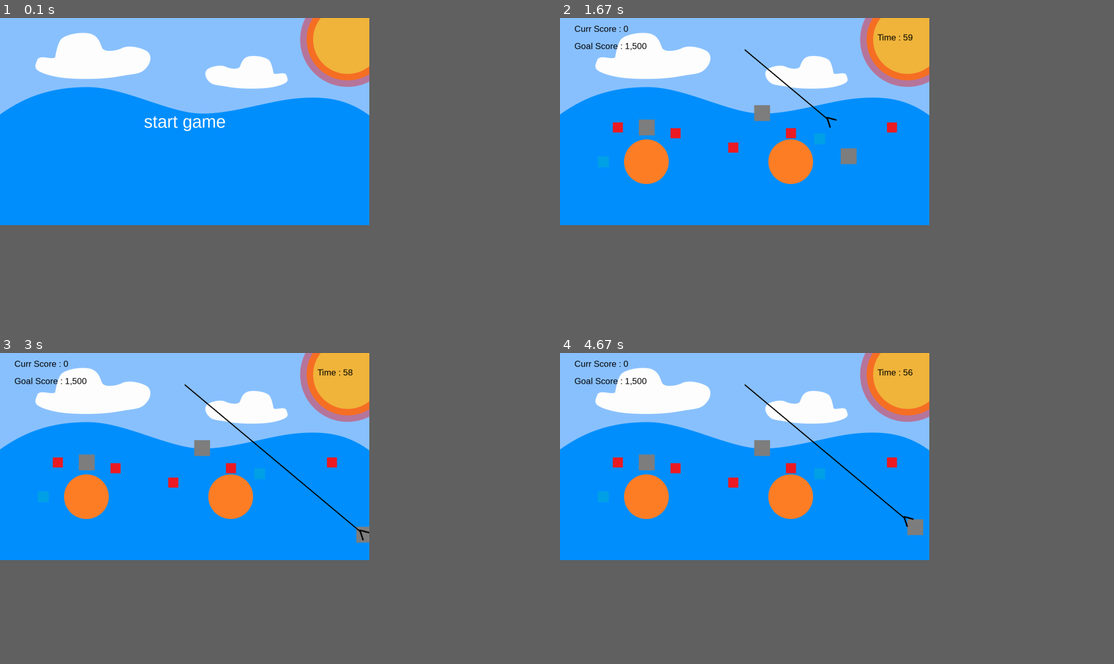
Above: before the commit, frames 1-4 (two rows, left to right).
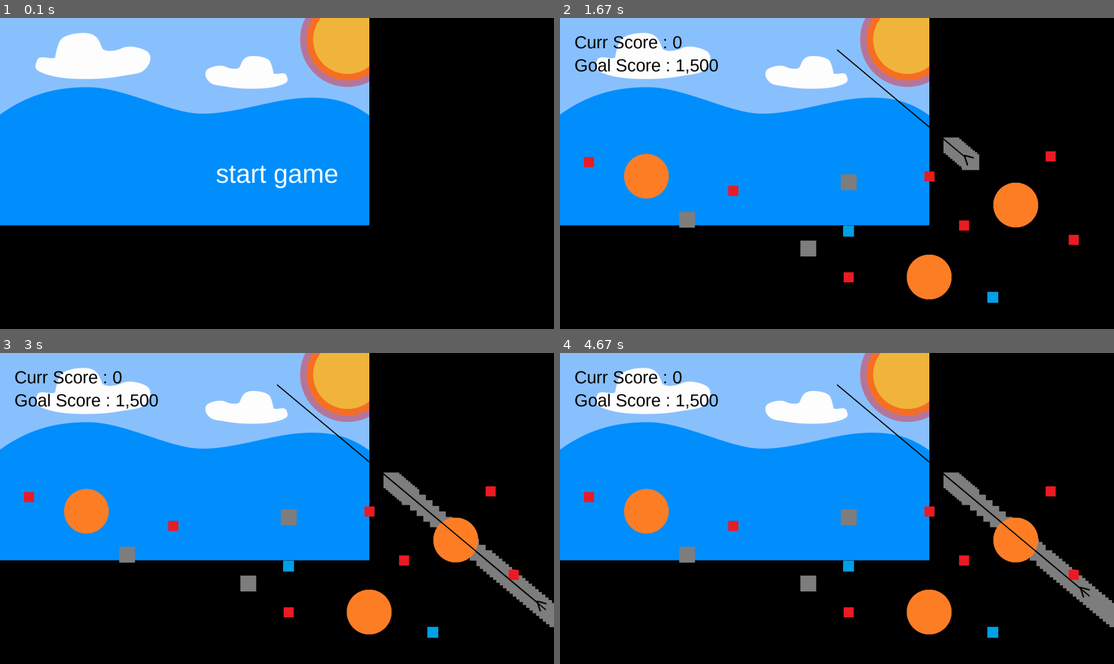
Above: after the commit, the same moments.

Repository: SeoMinKey/python-example
Game: pygame game, started from GoldMinerWorkspace/13_setup.py
The game is run twice, just before and just after one commit, with the same random seed, the same clock (stepped at 60 frames per second) and the same inputs.
Inputs:
- Up to frame 1 (0.1 s): no input
- Up to frame 2 (1.67 s): tap Space at 0.33, 0.73, 1.03, 1.23, 1.57 s
- Up to frame 3 (3 s): tap Space at 1.87, 2.07, 2.37, 2.63, 2.97 s
- Up to frame 4 (4.67 s): tap Space at 3.27, 3.4, 3.8, 4.1, 4.47 s
In our replay, the window is 600x337 before the commit and 900x506 after it. These sizes can differ from the game's own. Grey fills any space a smaller window leaves; there, only what the larger window draws over its background counts as a difference.

The runs differ from the first frame. In frame 1, 0.9% of the frame differs, in the area x 0-67%, y 31-67%; in frame 2, 7.1%; in frame 3, 8.6%; in frame 4, 8.7%, in the area x 0-100%, y 2-92%.

Commit message:
GoldMinerWorkspace

Diff:
--- a/GoldMinerWorkspace/13_setup.py
+++ b/GoldMinerWorkspace/13_setup.py
@@ -2,6 +2,7 @@
 import os
 import math
 import pygame
+import random
 
 # 집게 클래스
 class Claw(pygame.sprite.Sprite):
@@ -69,49 +70,56 @@
         self.rect.center = (position[0] + to_x, position[1] + to_y)
 
 def setup_gemstone():
-    small_gold_price, small_gold_speed = 100, 5
-    big_gold_price, big_gold_speed = 300, 2
-    stone_price, stone_speed = 10, 2
-    diamond_price, diamond_speed = 600, 7
+    small_gold_price, small_gold_speed = 100, 15
+    big_gold_price, big_gold_speed = 300, 8
+    stone_price, stone_speed = 10, 10
+    diamond_price, diamond_speed = 600, 17
+
+    big_gold_spot = [(300, 550), (680, 750), (1280, 900), (1580, 650)]
+    small_gold_spot = [(100, 500), (400, 400), (600, 600), (250, 730), (440, 850), (870, 640), (1000, 900), (1280, 550), (1400, 720), (1580, 950), (1700, 480), (1780, 770)]
+    stone_spot = [(180, 900), (440, 700), (600, 430), (860, 800), (1000, 570), (1200, 680), (1420, 500), (1580, 810)]
+    diamond_spot = [(120, 700), (610, 960), (1000, 740), (1500, 970), (1750, 650)]
 
     # 작은 금
-    small_gold = Gemstone(gemstone_images[0], (200, 380), small_gold_price, small_gold_speed) # 0번째 이미지를 (200, 380) 위치에
-    gemstone_group.add(small_gold) # 그룹에 추가
-    gemstone_group.add(Gemstone(gemstone_images[0], (400, 400), small_gold_price, small_gold_speed))
-    gemstone_group.add(Gemstone(gemstone_images[0], (600, 450), small_gold_price, small_gold_speed))
-    gemstone_group.add(Gemstone(gemstone_images[0], (800, 400), small_gold_price, small_gold_speed))
-    gemstone_group.add(Gemstone(gemstone_images[0], (1150, 380), small_gold_price, small_gold_speed))
+    random.shuffle(small_gold_spot)
+    for i in range(0, 7):
+        gemstone_group.add(Gemstone(gemstone_images[0], small_gold_spot[i], small_gold_price, small_gold_speed)) # 그룹에 추가
 
     # 큰 금
-    gemstone_group.add(Gemstone(gemstone_images[1], (300, 500), big_gold_price, big_gold_speed))
-    gemstone_group.add(Gemstone(gemstone_images[1], (800, 500), big_gold_price, big_gold_speed))
+    random.shuffle(big_gold_spot)
+    for i in range(0, 3):
+        gemstone_group.add(Gemstone(gemstone_images[1], big_gold_spot[i], big_gold_price, big_gold_speed))
 
     # 돌
-    gemstone_group.add(Gemstone(gemstone_images[2], (300, 380), stone_price, stone_speed))
-    gemstone_group.add(Gemstone(gemstone_images[2], (700, 330), stone_price, stone_speed))
-    gemstone_group.add(Gemstone(gemstone_images[2], (1000, 480), stone_price, stone_speed))
+    random.shuffle(stone_spot)
+    for i in range(0, 4):
+        gemstone_group.add(Gemstone(gemstone_images[2], stone_spot[i], stone_price, stone_speed))
 
     # 다이아몬드
-    gemstone_group.add(Gemstone(gemstone_images[3], (900, 420), diamond_price, diamond_speed))
-    gemstone_group.add(Gemstone(gemstone_images[3], (150, 500), diamond_price, diamond_speed))
+    random.shuffle(diamond_spot)
+    for i in range(0, 2):
+        gemstone_group.add(Gemstone(gemstone_images[3], diamond_spot[i], diamond_price, diamond_speed))
 
 def update_score(score):
     global curr_score
     curr_score += score
 
 def display_score():
+    game_font = pygame.font.SysFont("arialrounded", 60)
     txt_curr_score = game_font.render(f"Curr Score : {curr_score:,}", True, BLACK)
-    screen.blit(txt_curr_score, (50, 20))
-
+    screen.blit(txt_curr_score, (50, 50))
+
+    game_font = pygame.font.SysFont("arialrounded", 60)
     txt_goal_score = game_font.render(f"Goal Score : {goal_score:,}", True, BLACK)
-    screen.blit(txt_goal_score, (50, 80))
+    screen.blit(txt_goal_score, (50, 130))
 
 def display_time(time):
+    game_font = pygame.font.SysFont("arialrounded", 60)
     txt_timer = game_font.render(f"Time : {time}", True, BLACK)
-    screen.blit(txt_timer, (1100, 50))
+    screen.blit(txt_timer, (screen_width - 300, 50))
 
 def display_game_text(text):
-    game_font = pygame.font.SysFont("arialrounded", 60) # 큰 폰트
+    game_font = pygame.font.SysFont("arialrounded", 90) # 큰 폰트
     txt_game_over = game_font.render(text, True, WHITE)
     rect_game_over = txt_game_over.get_rect(center=(int(screen_width / 2), int(screen_height / 2))) # 화면 중앙에 표시
     screen.blit(txt_game_over, rect_game_over)
@@ -127,8 +135,8 @@
     start_ticks = pygame.time.get_ticks()
 
 pygame.init()
-screen_width = 1280
-screen_height = 720
+screen_width = 1920
+screen_height = 1080
 screen = pygame.display.set_mode((screen_width, screen_height))
 pygame.display.set_caption("Gold Miner")
 clock = pygame.time.Clock()
@@ -144,13 +152,13 @@
 start_ticks = pygame.time.get_ticks() # 현재 tick 을 받아옴
 
 # 게임 관련 변수
-default_offset_x_claw = 40 # 중심점으로부터 집게까지의 기본 x 간격
+default_offset_x_claw = 100 # 중심점으로부터 집게까지의 기본 x 간격
 to_x = 0 # x 좌표 기준으로 집게 이미지를 이동시킬 값 저장 변수
 caught_gemstone = None # 집게를 뻗어서 잡은 보석 정보
 
 # 속도 변수
-move_speed = 12 # 발사할 때 이동 스피드 (x 좌표 기준으로 증가되는 값)
-return_speed = 20 # 아무것도 없이 돌아올 때 이동 스피드
+move_speed = 30 # 발사할 때 이동 스피드 (x 좌표 기준으로 증가되는 값)
+return_speed = 45 # 아무것도 없이 돌아올 때 이동 스피드
 
 # 방향 변수
 LEFT = -1 # 왼쪽 방향
